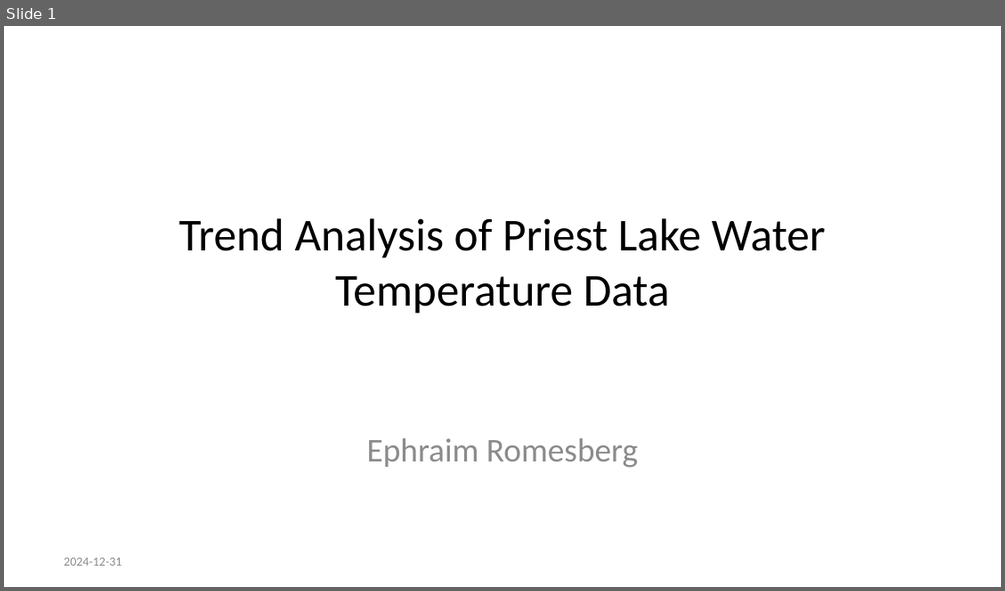
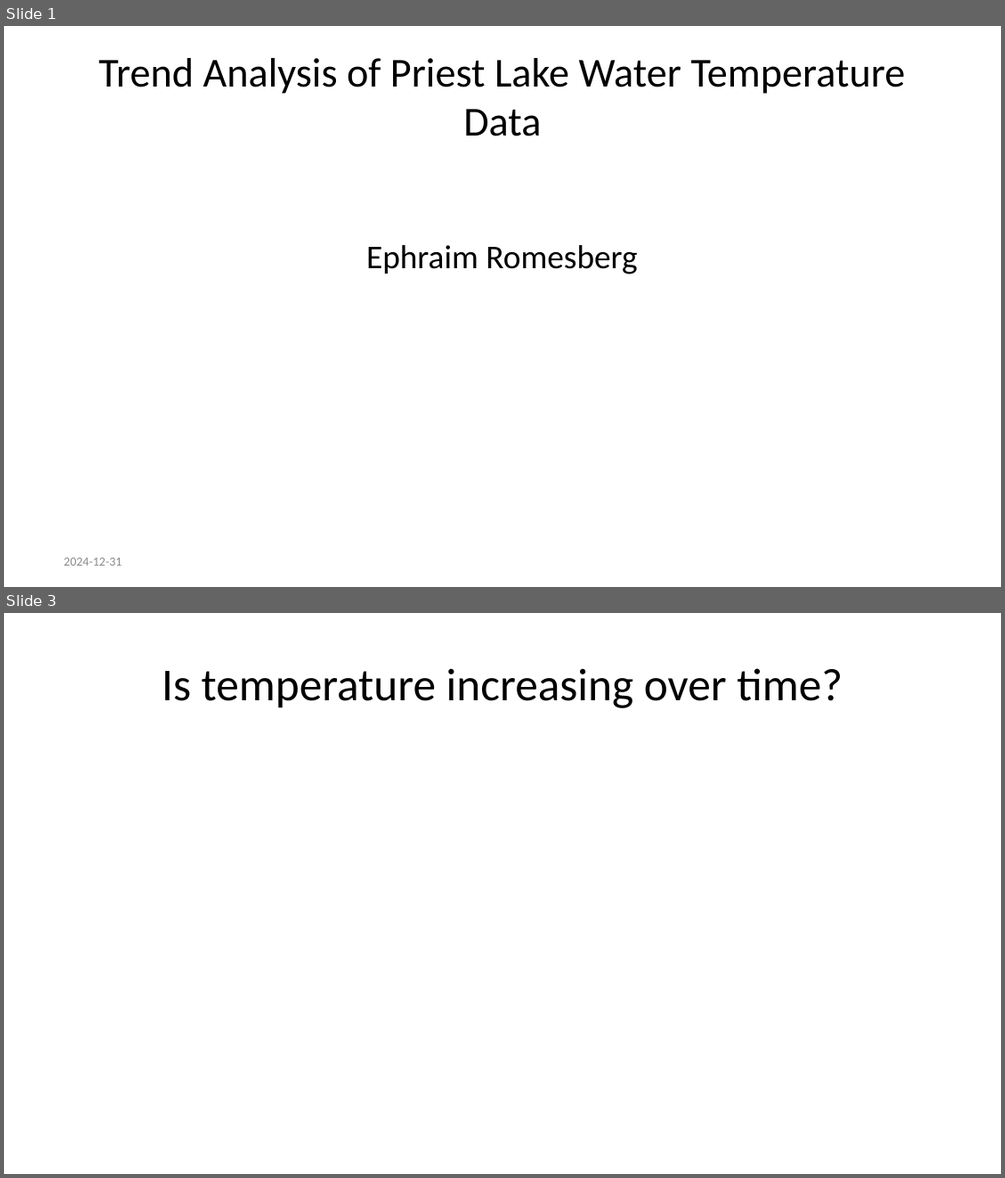
Before and after one commit to Ephraim96/SCA-Trend-Analysis, a slide deck: Trend-Analysis-of-Priest-Lake-Water-Temperature-Data.pptx. Shown one above the other, each under a label of ours: slide 1 before the commit, slides 1 and 3 after it; the slides between them are not shown. The pictures are 1005x591 and 1005x1178 pixels, drawn with LibreOffice and Linux fonts; fonts in the diff are those of the drawing; grey boxes stand for pictures; background and template pictures are left out. Boxes give left, top, right and bottom in pixels: in the first picture for what was removed or moved away, otherwise in the second. Text is boxed around its words. In the diff, an @@ line names an element or a change of style, - is before the commit and + after.

```diff
--- a/Trend-Analysis-of-Priest-Lake-Water-Temperature-Data.pptx
+++ b/Trend-Analysis-of-Priest-Lake-Water-Temperature-Data.pptx
@@ slide 3 added at box(4, 613, 1001, 1174), background #FFFFFF @@
@@ title added at box(162, 668, 842, 708), 33 pt, text #000000 @@
+Is temperature increasing over time?
@@ slide 1 changed as well @@
@@ title "Trend Analysis of Priest Lake ...": place and size @@
-title "Trend Analysis of Priest Lake ..." at box(179, 218, 825, 313)
+title "Trend Analysis of Priest Lake ..." at box(98, 58, 906, 136)
@@ title "Trend Analysis of Priest Lake ..." at box(98, 58, 906, 136): size 33 to 29.7 pt @@
@@ text "Ephraim Romesberg": place and size @@
-text "Ephraim Romesberg" at box(367, 438, 638, 467)
+text "Ephraim Romesberg" at box(366, 245, 637, 274)
@@ text "Ephraim Romesberg" at box(366, 245, 637, 274): text colour #8C8C8C to #000000 @@
```
Also in this commit, not shown: 18 other slides added, 4 slides removed, 5 other files.
